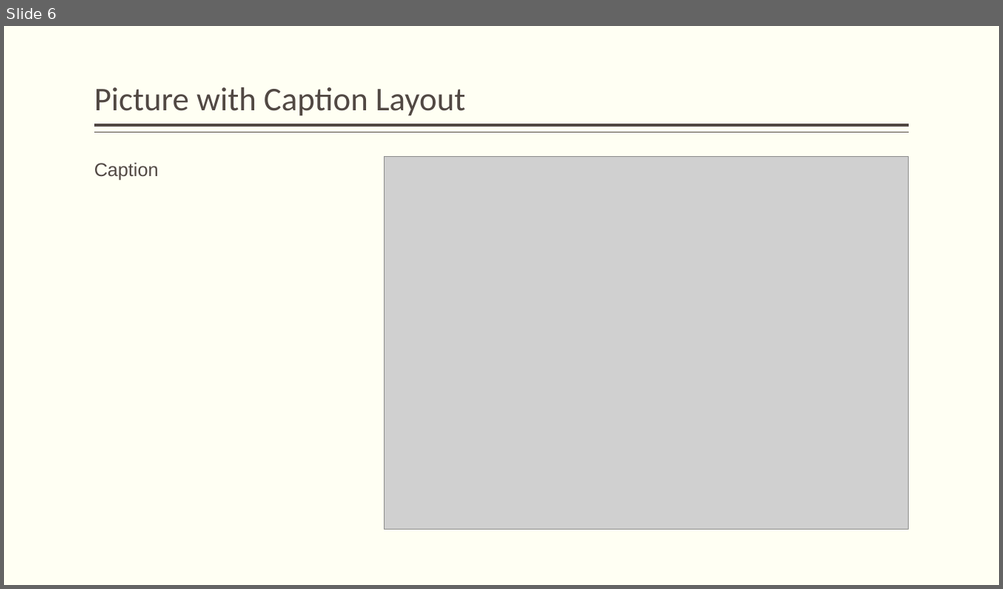
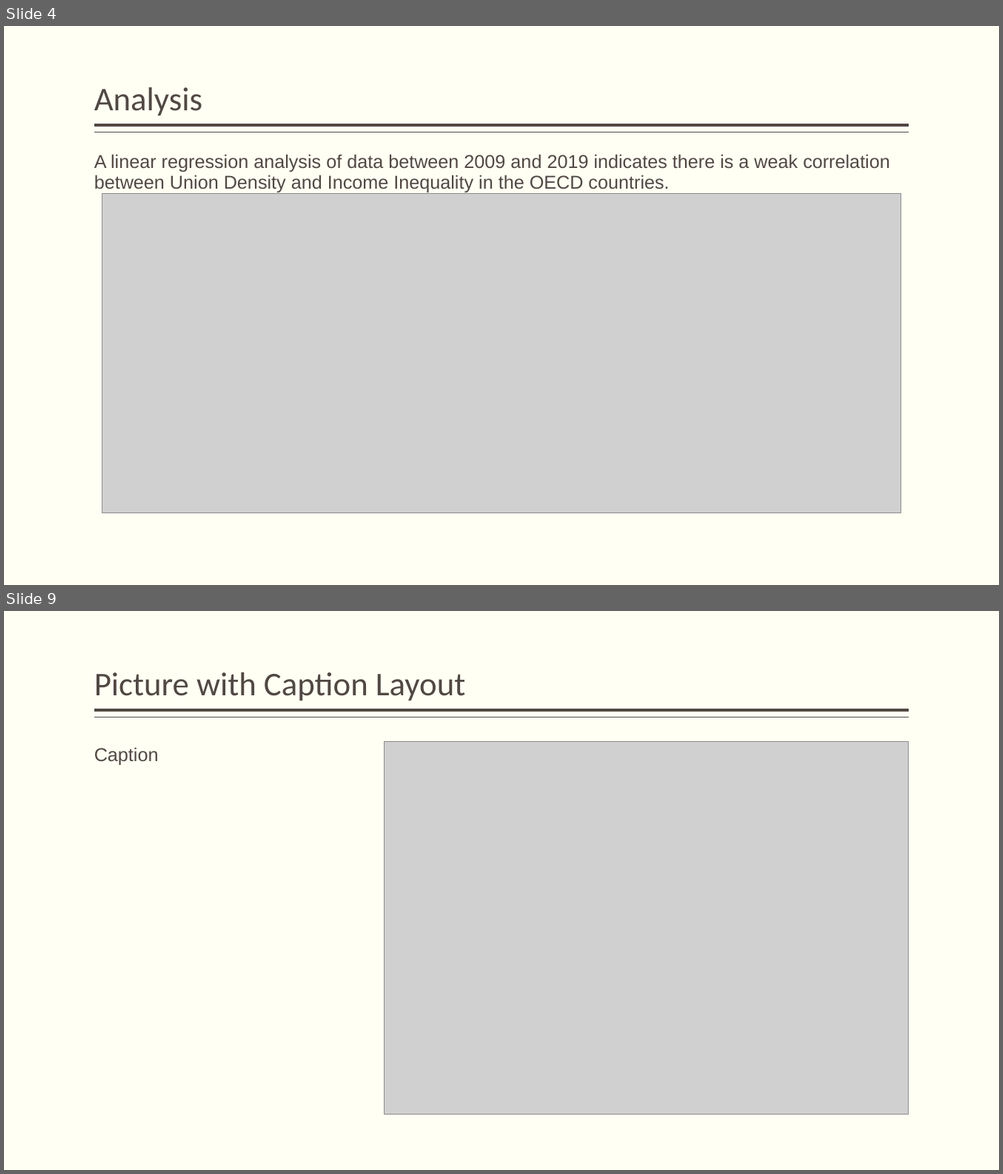
Before and after one commit to berrymatthewj/unionDensityProject, a slide deck: Union density and income inequality.pptx. Shown one above the other, each under a label of ours: slide 6 before the commit, slides 4 and 9 after it; the slides between them are not shown. The pictures are 1003x589 and 1003x1174 pixels, drawn with LibreOffice and Linux fonts; fonts in the diff are those of the drawing; grey boxes stand for pictures. Boxes give left, top, right and bottom in pixels: in the first picture for what was removed or moved away, otherwise in the second. Text is boxed around its words. In the diff, an @@ line names an element or a change of style, - is before the commit and + after.

```diff
--- a/Union density and income inequality.pptx
+++ b/Union density and income inequality.pptx
@@ slide 4 added at bbox=[4, 26, 999, 585], background #FFFFF3; not listed: 2 template elements that a slide beside it also shows @@
@@ title added at bbox=[94, 87, 202, 116], 32 pt, text #514843 @@
+Analysis
@@ text added at bbox=[94, 154, 890, 192], 18 pt, text #514843 @@
+A linear regression analysis of data between 2009 and 2019 indicates there is a weak correlation between Union Density and Income Inequality in the OECD countries.
@@ picture added at bbox=[102, 194, 901, 513] @@
@@ what was slide 6 is now slide 9 @@
```
Also in this commit, not shown: 3 slides changed, 4 other slides added, 2 slides removed, 3 other files.
